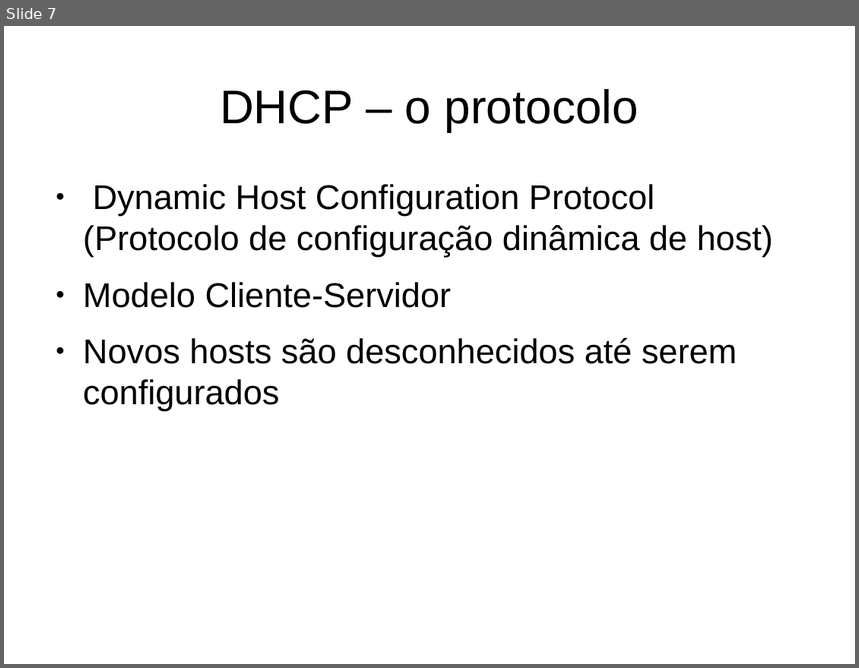
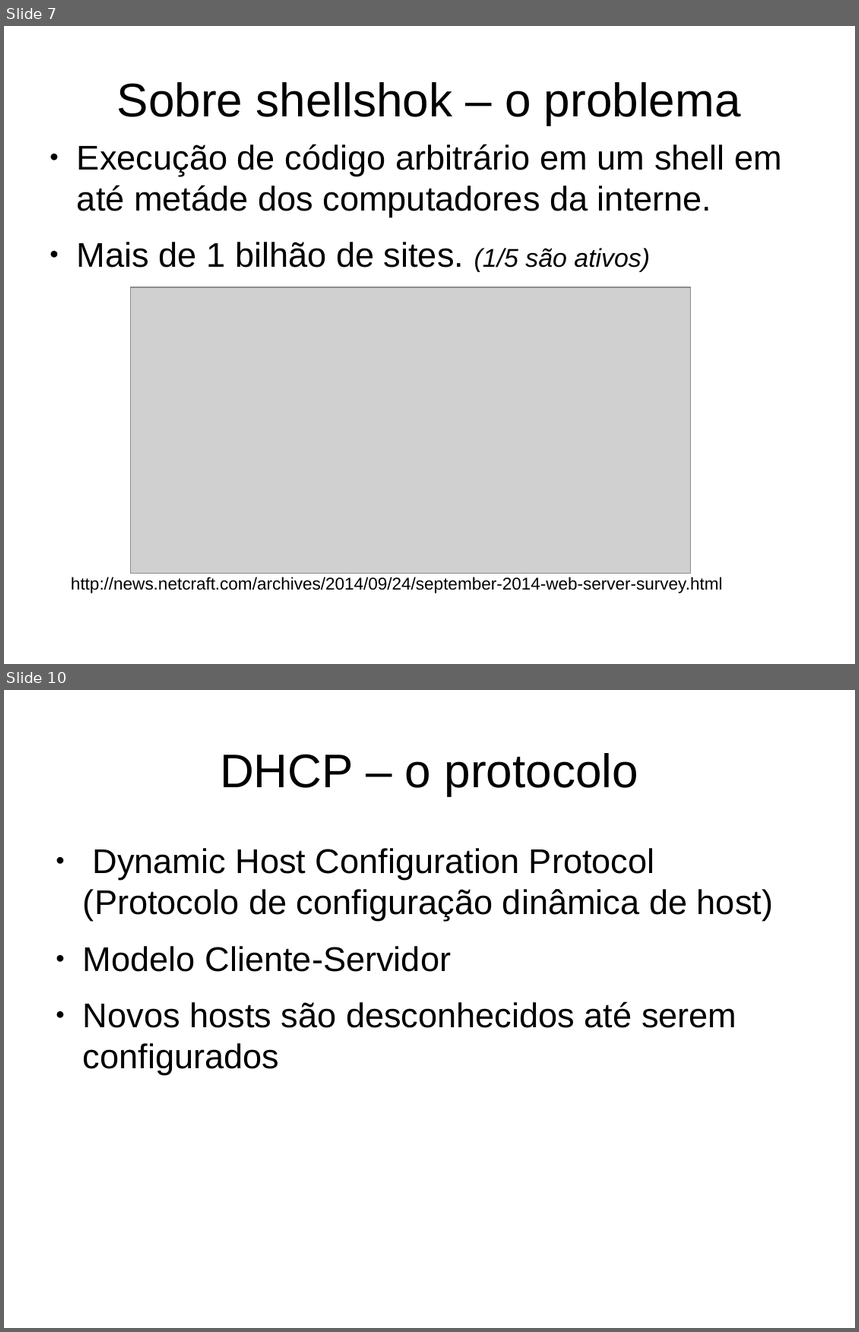
Before and after one commit to Evnsan/MAC0448, a slide deck: ep4/apresentacao.odp. Shown one above the other, each under a label of ours: slide 7 before the commit, slides 7 and 10 after it; the slides between them are not shown. The pictures are 859x668 and 859x1332 pixels, drawn with LibreOffice and Linux fonts; fonts in the diff are those of the drawing; grey boxes stand for pictures. Boxes give left, top, right and bottom in pixels: in the first picture for what was removed or moved away, otherwise in the second. Text is boxed around its words. In the diff, an @@ line names an element or a change of style, - is before the commit and + after.

```diff
--- a/ep4/apresentacao.odp
+++ b/ep4/apresentacao.odp
@@ slide 7 added at (4,26,855,664), background #FFFFFF @@
@@ title added at (117,82,741,126), 44 pt, text #000000 @@
+Sobre shellshok – o problema
@@ text added at (77,144,782,272), 32 pt, text #000000 @@
+● Execução de código arbitrário em um shell em até metáde dos computadores da interne.
+● Mais de 1 bilhão de sites. (1/5 são ativos)
@@ picture added at (131,288,692,575) @@
@@ text added at (71,577,723,594), 16 pt, text #000000 @@
+http://news.netcraft.com/archives/2014/09/24/september-2014-web-server-survey.html
@@ what was slide 7 is now slide 10 @@
```
Also in this commit, not shown: 1 slide changed, 7 other slides added, 5 slides removed.
